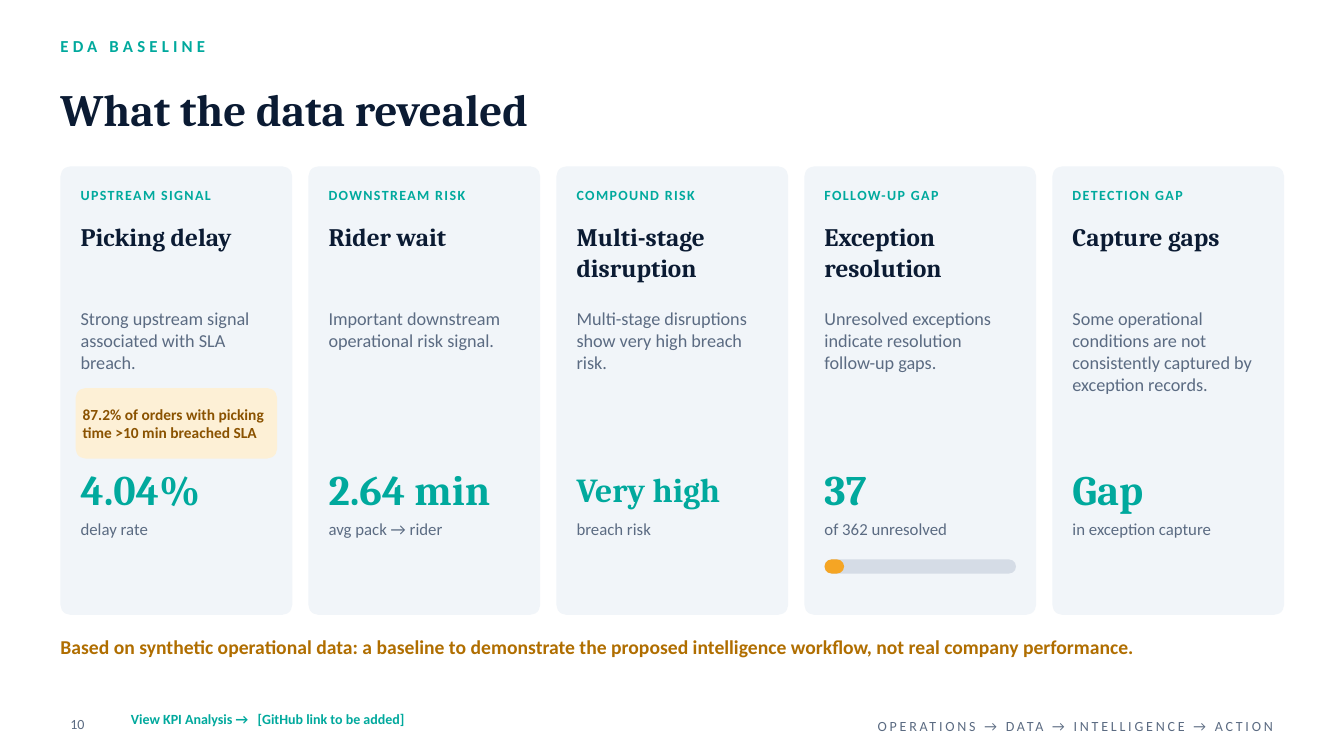
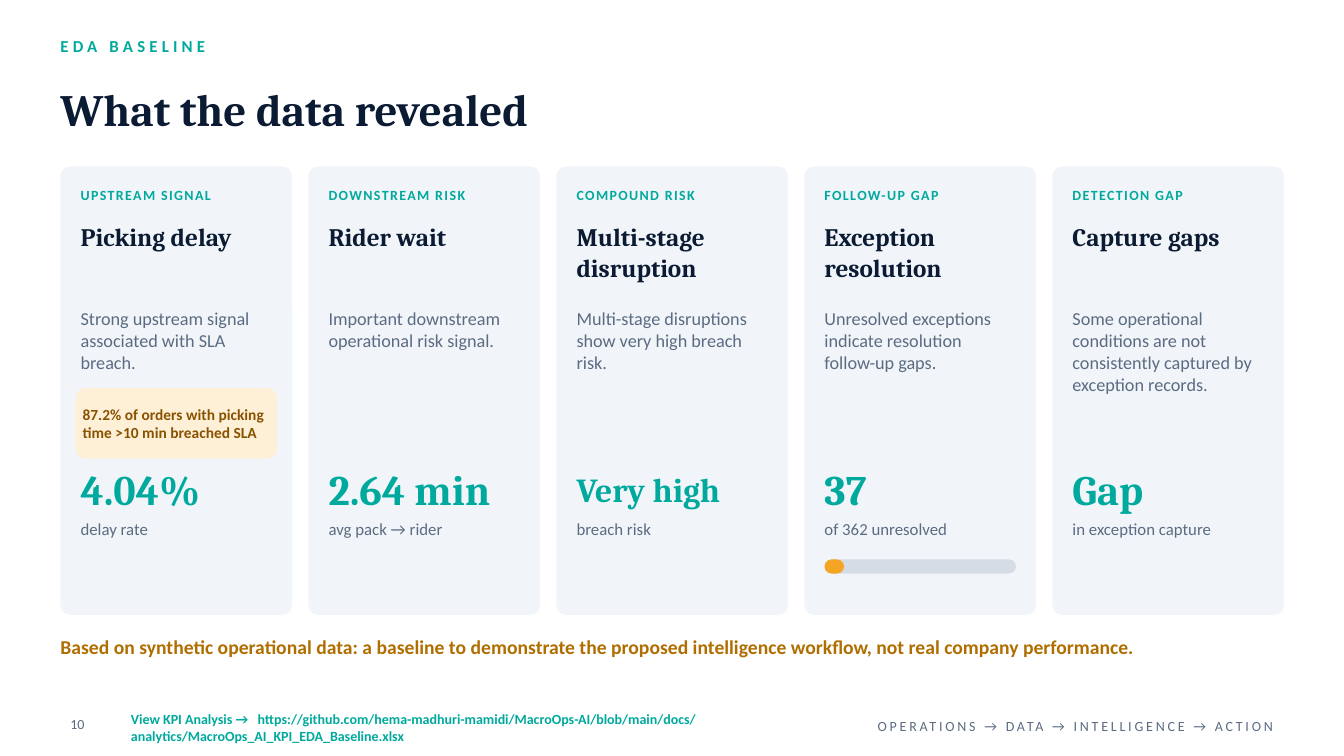
Before and after one commit to hema-madhuri-mamidi/MacroOps-AI, a slide deck: slide 10 of docs/presentations/MacroOps_AI_Milestone2_Review_Final.pptx. Drawn at 1344x756 pixels with LibreOffice and Linux fonts; fonts in the diff are those of the drawing. Boxes give left, top, right and bottom in pixels: in the first picture for what was removed or moved away, otherwise in the second. Text is boxed around its words. In the diff, an @@ line names an element or a change of style, - is before the commit and + after.

```diff
--- a/docs/presentations/MacroOps_AI_Milestone2_Review_Final.pptx
+++ b/docs/presentations/MacroOps_AI_Milestone2_Review_Final.pptx
@@ text at [131, 714, 696, 744]: text changed @@
-View KPI Analysis → [GitHub link to be added]
+View KPI Analysis → https://github.com/hema-madhuri-mamidi/MacroOps-AI/blob/main/docs/analytics/MacroOps_AI_KPI_EDA_Baseline.xlsx
```
Also in this commit, not shown: 9 other slides changed.
